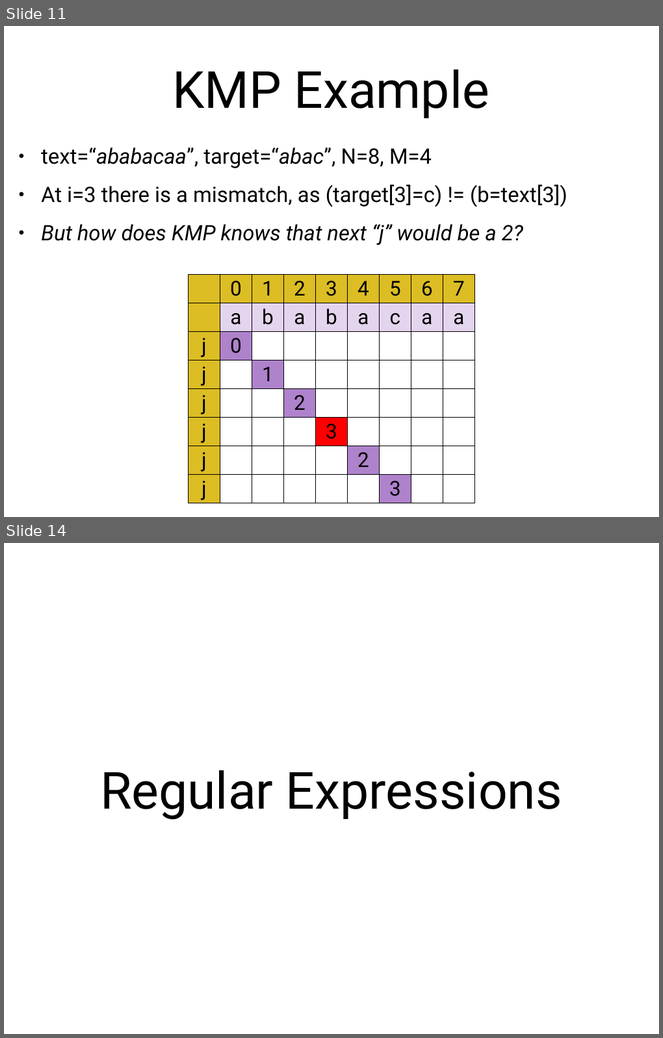
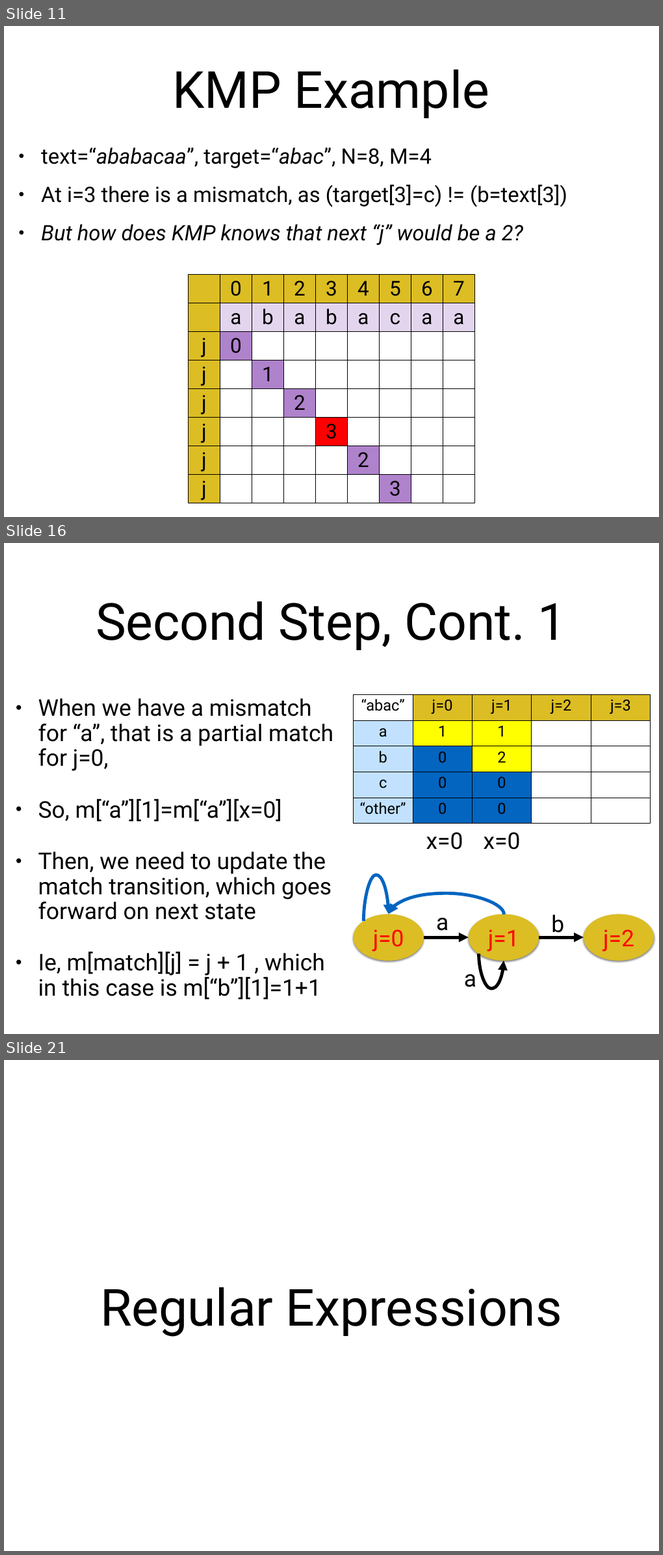
Before and after one commit to arcuri82/algorithms, a slide deck: docs/slides/09/09_regex.pptx. Shown one above the other, each under a label of ours: slides 11 and 14 before the commit, slides 11, 16 and 21 after it; the slides between them are not shown. The pictures are 663x1038 and 663x1555 pixels, drawn with LibreOffice and Linux fonts; fonts in the diff are those of the drawing. Boxes give left, top, right and bottom in pixels: in the first picture for what was removed or moved away, otherwise in the second. Text is boxed around its words. In the diff, an @@ line names an element or a change of style, - is before the commit and + after.

```diff
--- a/docs/slides/09/09_regex.pptx
+++ b/docs/slides/09/09_regex.pptx
@@ slide 16 added at (x1=4, y1=543, x2=659, y2=1034), background #FFFFFF @@
@@ title added at (x1=96, y1=601, x2=567, y2=650), 80 pt, text #000000 @@
+Second Step, Cont. 1
@@ text added at (x1=38, y1=698, x2=334, y2=1000), 36 pt, text #000000 @@
+• When we have a mismatch for “a”, that is a partial match for j=0,
+• So, m[“a”][1]=m[“a”][x=0]
+• Then, we need to update the match transition, which goes forward on next state
+• Ie, m[match][j] = j + 1 , which in this case is m[“b”][1]=1+1
@@ table added at (x1=353, y1=694, x2=651, y2=824), 5 rows, 5 columns @@
+“abac” | j=0 | j=1 | j=2 | j=3
+a | 1 | 1 |  | 
+b | 0 | 2 |  | 
+c | 0 | 0 |  | 
+“other” | 0 | 0 |  | 
@@ text added at (x1=426, y1=832, x2=464, y2=850), 36 pt, text #000000 @@
+x=0
@@ text added at (x1=484, y1=832, x2=521, y2=850), 36 pt, text #000000 @@
+x=0
@@ curved arrow added from (364, 921) to (389, 914), #0365C0 5 pt @@
@@ curved arrow added from (504, 915) to (389, 914), #0365C0 5 pt @@
@@ ellipse added at (x1=353, y1=914, x2=424, y2=961), fill #DCBD23, 36 pt, text #FF0000 @@
+j=0
@@ text added at (x1=436, y1=918, x2=449, y2=931), 36 pt, text #000000 @@
+a
@@ ellipse added at (x1=469, y1=914, x2=539, y2=961), fill #DCBD23, 36 pt, text #FF0000 @@
+j=1
@@ text added at (x1=551, y1=915, x2=564, y2=939), 36 pt, text #000000 @@
+b
@@ ellipse added at (x1=584, y1=914, x2=654, y2=961), fill #DCBD23, 36 pt, text #FF0000 @@
+j=2
@@ arrow added from (424, 938) to (469, 938), #000000 5 pt @@
@@ arrow added from (539, 938) to (584, 938), #000000 5 pt @@
@@ curved arrow added from (479, 954) to (504, 961), #000000 5 pt @@
@@ text added at (x1=464, y1=975, x2=477, y2=988), 36 pt, text #000000 @@
+a
@@ what was slide 14 is now slide 21 @@
```
Also in this commit, not shown: 4 slides changed, 28 other slides added, 2 slides removed, 5 other files.
